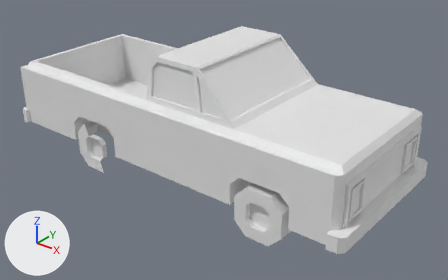
The FBX model Models/PROPS/VEHICLES/VEHICLE1.fbx as it was, and as the next commit left it.
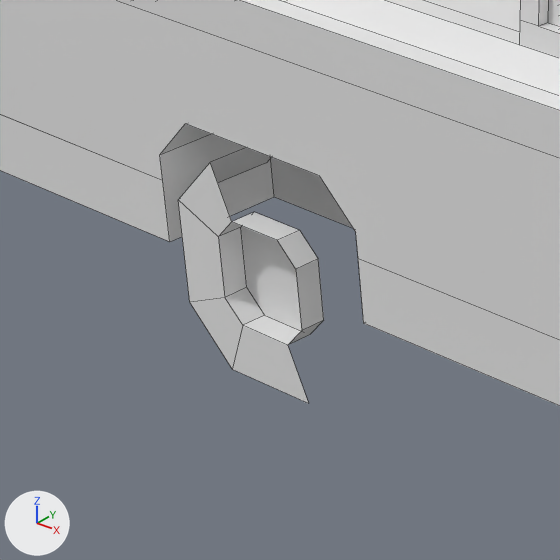
Each version is shown whole from a 50 mm lens placed at (21.7, -25.5, 17.94), pointed at (1.33, -0.03, 2.15), then close up on the part from 9% to 35% of the width and 33% to 73% of the height. Arrows for +X, +Y and +Z are at lower left; the lights stay in place. The close-ups show mesh edges as thin lines. Where no turn or scale is listed for an object, it has been applied to the vertices. Vertices at the same position are counted once.

Before the edit, the objects in view are built like this:
```python
me_cube_004 = bpy.data.meshes.new('Cube.004')
me_cube_004.from_pydata(...)  # 408 vertices, 261 faces; spans x -11.8..11.8, y -4.8..4.8, z 0.0..7.8
# faces by material slot: [45, 8, 55, 31, 34, 88]
me_cube_004.materials.append(mat_silver)  # white #e7e7e7
me_cube_004.materials.append(mat_dark_navy)  # white #e7e7e7
me_cube_004.materials.append(mat_red)  # white #e7e7e7
me_cube_004.materials.append(mat_white_paint)  # white #e7e7e7
me_cube_004.materials.append(mat_dark_grey)  # white #e7e7e7
me_cube_004.materials.append(mat_black_001)  # white #e7e7e7
# before: 343 (-4.2, -4.5, 1.8) at pixel (295, 269), 344 (-4.5, -4.5, 2.1) at pixel (277, 240), 345 (-4.5, -4.5, 0.7) at pixel (287, 345), 346 (-4.2, -4.5, 1.0) at pixel (301, 330), 347 (-5.3, -4.5, 2.1) at pixel (231, 221)
# before: 351 (-6.3, -3.1, 2.1) at pixel (266, 162), 352 (-5.6, -3.1, 2.8), 353 (-5.6, -4.5, 0.0) at pixel (232, 369), 354 (-6.3, -4.5, 0.7) at pixel (189, 302), 355 (-4.2, -4.5, 0.0) at pixel (308, 403)
# before: 356 (-6.3, -4.5, 2.1) at pixel (178, 199), 357 (-5.6, -4.5, 2.8) at pixel (210, 162)
ob_cube_004 = bpy.data.objects.new('Cube.004', me_cube_004)
ob_cube_004.location = (0.0, 0.0, 0.0)
```
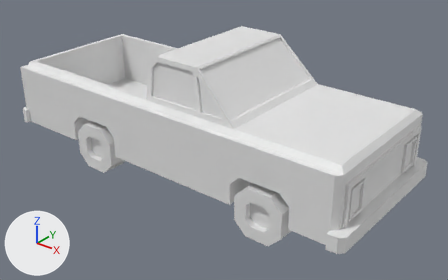
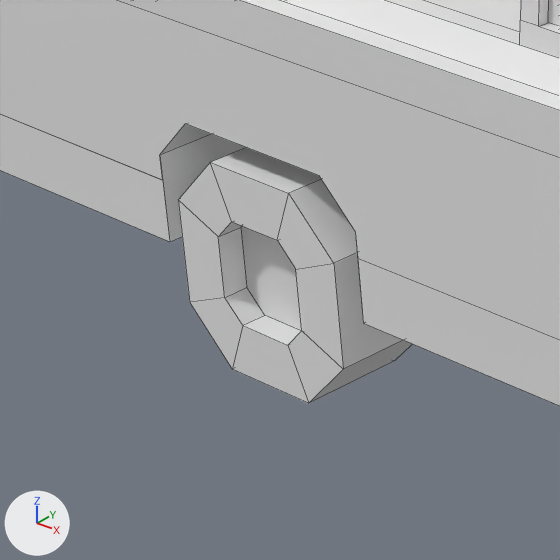
Boxes [x1, y1, x2, y2] around the edits, measured in the close-ups (560 x 560 px):
part 1 of me_cube_004, added: after [210, 148, 412, 403]

What the commit changed:
me_cube_004 has 408 vertices, 261 faces and spans x -11.8..11.8, y -4.8..4.8, z 0.0..7.8.
me_cube_004 is used by ob_cube_004; location (0.0, 0.0, 0.0).
Verts and faces of me_cube_004; kept vertices keep their numbers, new ones are numbered from 408.
Part 1, on me_cube_004:
New vertices 408, 409, 410 stand at vertices 353, 354, 355, in that order, plus (0.0, 1.4, 0.0).
New vertex 411 is at (-3.5, -4.5, 2.1), pixel (333, 263).
New vertex 412 is at (-4.2, -4.5, 2.8), pixel (288, 193).
New vertex 413 is at (-3.5, -4.5, 0.7), pixel (343, 369).
New vertices 414, 415, 416 stand at vertices 411, 412, 413, in that order, plus (0.0, 1.4, 0.0).
New faces: (343, 411, 412, 344), (353, 408, 410, 355), (411, 413, 416, 414), (353, 354, 409, 408), (351, 352, 415, 414, 416, 410, 408, 409), (352, 357, 412, 415) (mat_black_001 (white #e7e7e7)).
New faces: (411, 414, 415, 412), (355, 410, 416, 413), (351, 409, 354, 356), (345, 355, 413, 346), (344, 412, 357, 347), (343, 346, 413, 411) (mat_black_001 (white #e7e7e7)).
